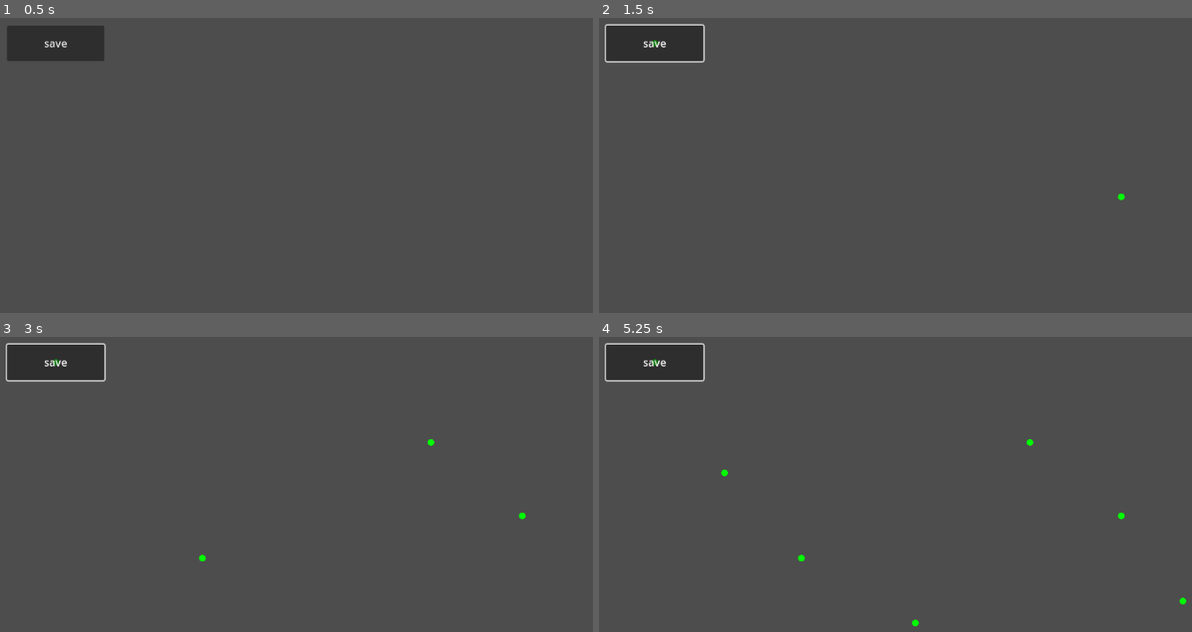
Above: before the commit, frames 1-4 (two rows, left to right).
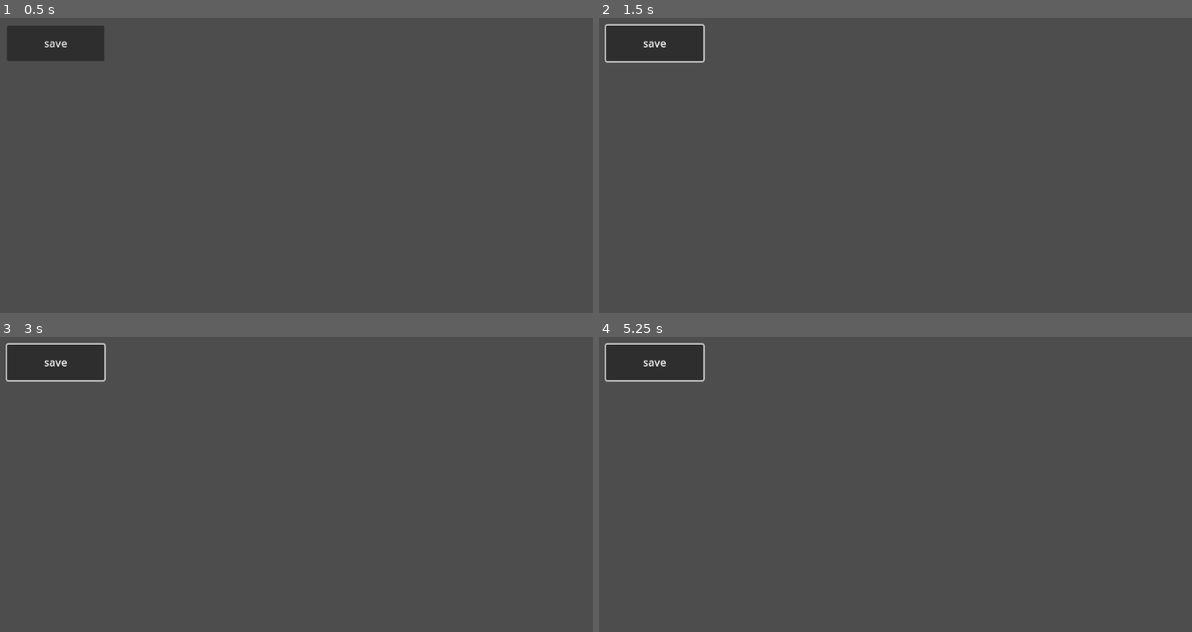
Above: after the commit, the same moments.

Repository: uprun/GRAIL-like
Game: Godot game, scene res://main.tscn
Two runs of this game, one before a commit and one after it. Both use one fixed random seed, a clock stepped at 60 frames per second and the inputs below.
Inputs (mouse positions are in pixels of both pictures, inside the frame that each line leads up to):
- Up to frame 1 (0.5 s): no input
- Up to frame 2 (1.5 s): click "save" at 0.5 s; move the mouse to (1120, 197) at 1.27 s; click (1120, 197) at 1.42 s
- Up to frame 3 (3 s): move the mouse to (201, 558) at 2.02 s; click (201, 558) at 2.17 s; move the mouse to (432, 443) at 2.77 s; click (432, 443) at 2.92 s
- Up to frame 4 (5.25 s): move the mouse to (913, 623) at 3.52 s; click (913, 623) at 3.67 s; move the mouse to (1180, 602) at 4.27 s; click (1180, 602) at 4.42 s; move the mouse to (723, 472) at 5.02 s; click (723, 472) at 5.17 s

Frame 1 is identical in both runs. In frame 2, less than 0.1% of the frame differs, in the area x 8-89%, y 7-62%; in frame 3, less than 0.1%; in frame 4, 0.2%, in the area x 8-100%, y 7-99%.
Error after the commit: Parse Error: Expected indented block after function declaration. (res://main.gd:100)

Commit message:
2024-12-15--15h53m38s

Diff:
--- a/main.gd
+++ b/main.gd
@@ -19,7 +19,7 @@
 	var Intersecting: bool
 
 class Symbol_Drawn:
-	var Sub_paths = []
+	var lines = []
 
 var all_sub_paths = []
 
@@ -98,4 +98,3 @@
 
 
 func _on_button_pressed():
-	pass # Replace with function body.
--- a/main.tscn
+++ b/main.tscn
@@ -12,3 +12,5 @@
 offset_bottom = 87.0
 text = "save
 "
+
+[connection signal="pressed" from="Button" to="." method="_on_button_pressed"]
